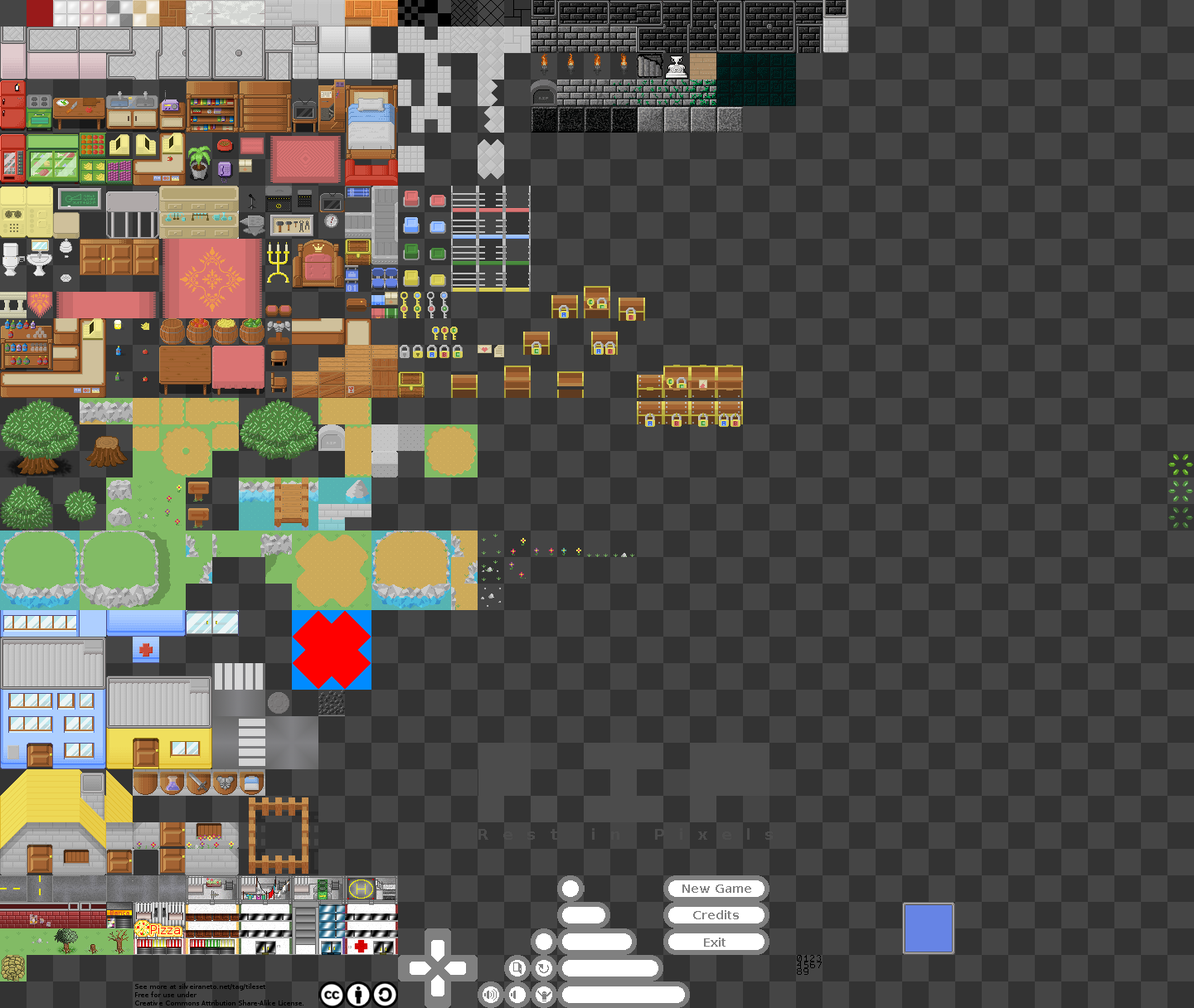
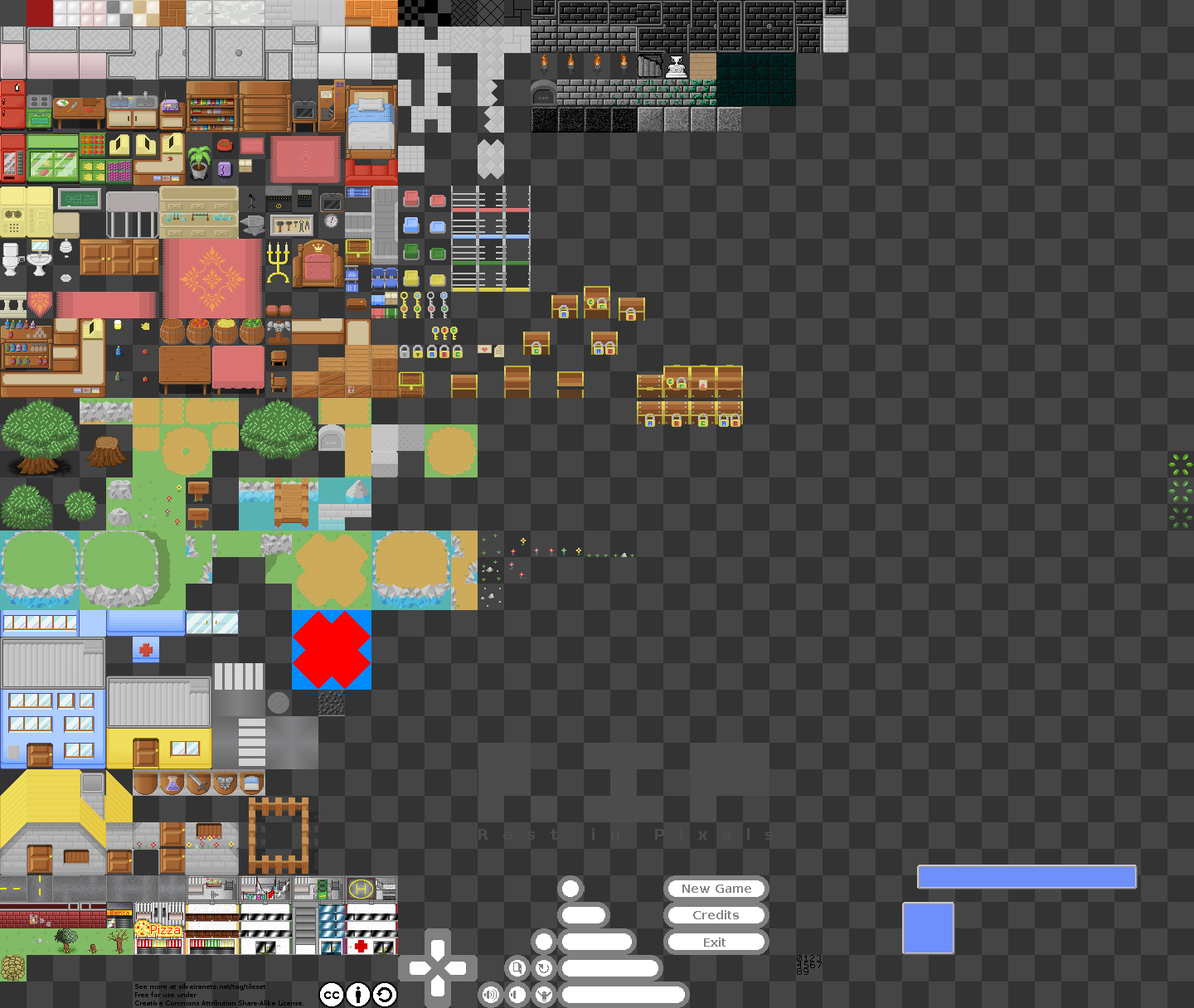
Before/after of a 1194 × 1008 layered artwork. What changed in the layer stack:
painted on "Background" over [318, 864, 1138, 1008]
